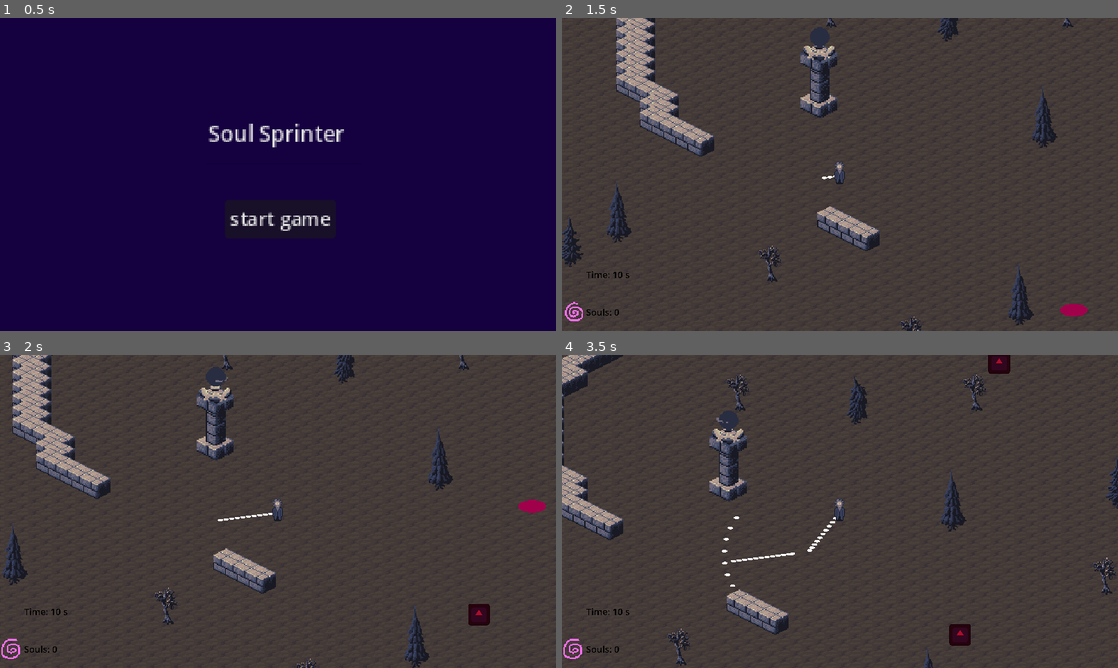
Above: before the commit, frames 1-4 (two rows, left to right).
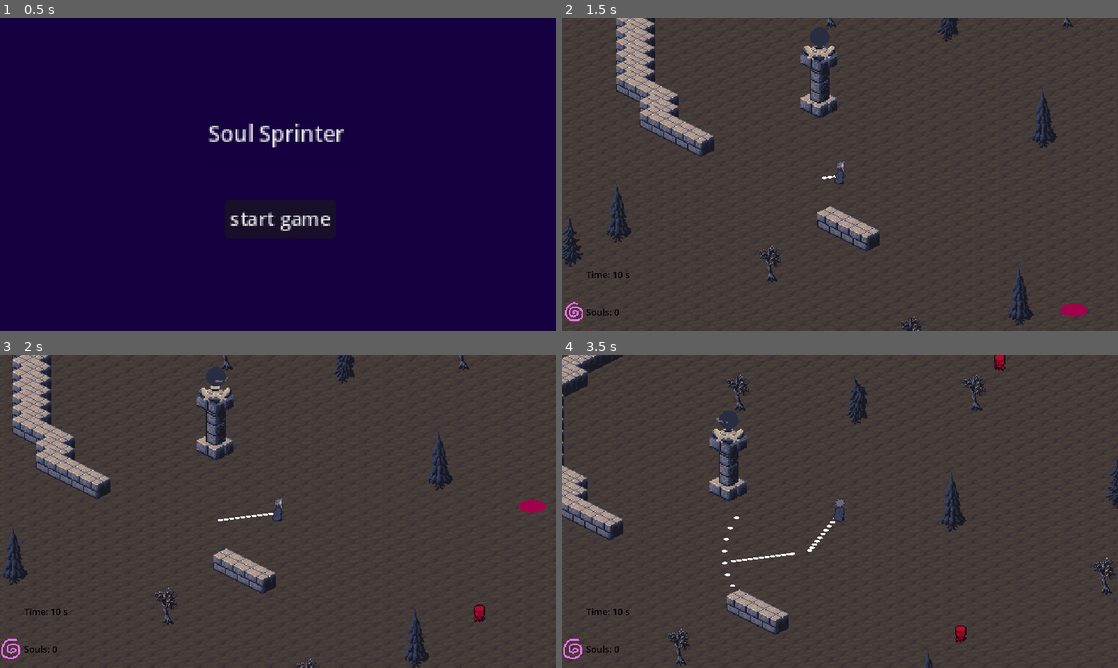
Above: after the commit, the same moments.

Repository: kedrickfudala/NecromancerGame
Game: Godot game, scene res://homescreen.tscn
The game is run twice, just before and just after one commit, with the same random seed, the same clock (stepped at 60 frames per second) and the same inputs. The engine's default icon, where the game draws it, is replaced by a stand-in: a white triangle on a blue panel in a dark square.
Inputs (mouse positions are in pixels of both pictures, inside the frame that each line leads up to):
- Up to frame 1 (0.5 s): no input
- Up to frame 2 (1.5 s): click "start game" at 0.5 s; move the mouse to (962, 158) at 1.27 s; press the mouse at (962, 158) at 1.28 s
- Up to frame 3 (2 s): no input
- Up to frame 4 (3.5 s): move the mouse to (728, 527) at 2.02 s; release the mouse at (728, 527) at 2.03 s; right-click (728, 527) at 2.1 s; move the mouse to (895, 442) at 2.77 s; press the mouse at (895, 442) at 2.78 s

Frame 1 is identical in both runs. In frame 2, less than 0.1% of the frame differs, in the area x 48-52%, y 45-54%; in frame 3, 0.3%; in frame 4, 0.6%, in the area x 48-81%, y 0-93%.

Commit message:
spriteAnimations

Diff:
--- a/enemy_test.gd
+++ b/enemy_test.gd
@@ -4,6 +4,11 @@
 @onready var player = get_tree().get_root().get_node("MainScene/Player")
 @onready var espawner = get_tree().get_root().get_node("MainScene/enemySpawner")
 @onready var health : int = 1
+@onready var animation : int = 0
+@onready var angle
+@onready var direction
+@onready var cur_frame: int = 0
+@onready var sprite = $Sprite2D
 
 @onready var body : PackedScene = preload("res://body.tscn")
 
@@ -14,6 +19,26 @@
 	velocity = target_postion * speed
 	if !player.alive: velocity = -velocity
 	move_and_slide()
+
+	animation += 1
+	var angle = atan2(-(player.global_position.y - global_position.y), player.global_position.x - global_position.x)
+	print(angle)
+	if angle > -5*PI/8 and angle < - 3*PI/8: direction = 3
+	elif angle > -7*PI/8 and angle < -5*PI/8: direction = 4
+	elif (angle > -PI and angle < -7*PI/8) or angle > 7*PI/8 and angle < PI: direction = 5
+	elif angle > 5*PI/8 and angle < 7*PI/8: direction = 6
+	elif angle > 3*PI/8 and angle < 5*PI/8: direction = 7
+	elif angle > 1*PI/8 and angle < 3*PI/8: direction = 0
+	elif angle > -3*PI/8 and angle < -1*PI/8: direction = 2
+	else: direction = 1
+	if speed != 0: direction+= 1
+	if animation == 5:
+		animation = 0
+		if cur_frame < 2:
+			cur_frame += 1
+		else:
+			cur_frame = 0
+	sprite.frame = direction + (cur_frame*8)
 
 func die():
 	var body_inst = body.instantiate()
--- a/enemy_test.tscn
+++ b/enemy_test.tscn
@@ -1,7 +1,7 @@
 [gd_scene load_steps=5 format=3 uid="uid://btwp22n2foufp"]
 
 [ext_resource type="Script" path="res://enemy_test.gd" id="1_bh17x"]
-[ext_resource type="Texture2D" uid="uid://djleevtuseepu" path="res://icon.svg" id="2_351mp"]
+[ext_resource type="Texture2D" uid="uid://bsn5e2acxwmkt" path="res://Small-8-Direction-Characters_by_AxulArt.png" id="2_0a1ua"]
 
 [sub_resource type="RectangleShape2D" id="RectangleShape2D_p0two"]
 size = Vector2(127, 126.031)
@@ -17,7 +17,11 @@
 
 [node name="Sprite2D" type="Sprite2D" parent="."]
 modulate = Color(0.686275, 0.0509804, 0.164706, 1)
-texture = ExtResource("2_351mp")
+position = Vector2(0, -50)
+scale = Vector2(6, 6)
+texture = ExtResource("2_0a1ua")
+hframes = 8
+vframes = 3
 
 [node name="CollisionPolygon2D" type="CollisionPolygon2D" parent="."]
 position = Vector2(36, 15)
--- a/level.tscn
+++ b/level.tscn
@@ -1,5 +1,4 @@
-[gd_scene load_steps=19 format=3 uid="uid://bcf851g6td1bw"]
-
+[gd_scene load_steps=18 format=3 uid="uid://bcf851g6td1bw"]
 
 [ext_resource type="PackedScene" uid="uid://bq4ha84thirne" path="res://overlay.tscn" id="1_77380"]
 [ext_resource type="PackedScene" uid="uid://f77s1jxtat02" path="res://player.tscn" id="2_y3u26"]
--- a/player.gd
+++ b/player.gd
@@ -15,6 +15,9 @@
 @onready var sprite = $Sprite2D
 @export var soul_goal : int = 25
 @export var soul_revive_goal : int = 2
+@onready var animation: int = 0
+@onready var cur_frame: int = 0
+@onready var direction: int = 0
 
 @onready var trail : PackedScene = preload("res://trail.tscn")
 @onready var body : PackedScene = preload("res://player_body.tscn")
@@ -58,6 +61,26 @@
 		get_tree().paused = true
 
 	boost *= 0.95
+
+	animation += 1
+	var angle = atan2(-(get_global_mouse_position().y - global_position.y), get_global_mouse_position().x - global_position.x)
+	print(angle)
+	if angle > -5*PI/8 and angle < - 3*PI/8: direction = 0
+	elif angle > -7*PI/8 and angle < -5*PI/8: direction = 3
+	elif (angle > -PI and angle < -7*PI/8) or angle > 7*PI/8 and angle < PI: direction = 6
+	elif angle > 5*PI/8 and angle < 7*PI/8: direction = 9
+	elif angle > 3*PI/8 and angle < 5*PI/8: direction = 12
+	elif angle > 1*PI/8 and angle < 3*PI/8: direction = 21
+	elif angle > -3*PI/8 and angle < -1*PI/8: direction = 15
+	else: direction = 18
+	if speed != 0: direction+= 1
+	if animation == 5:
+		animation = 0
+		if cur_frame < sprite.hframes - 1:
+			cur_frame += 1
+		else:
+			cur_frame = 0
+	sprite.frame = (direction*6) + cur_frame
 
 func _on_hurtbox_area_entered(_area):
 	if alive:
--- a/player.tscn
+++ b/player.tscn
@@ -19,7 +19,6 @@
 texture = ExtResource("2_2uns6")
 hframes = 6
 vframes = 24
-frame = 1
 
 [node name="CollisionPolygon2D" type="CollisionPolygon2D" parent="."]
 position = Vector2(36, 16)
Binary file added: Small-8-Direction-Characters_by_AxulArt.png
Not shown, added: Small-8-Direction-Characters_by_AxulArt.png.import
